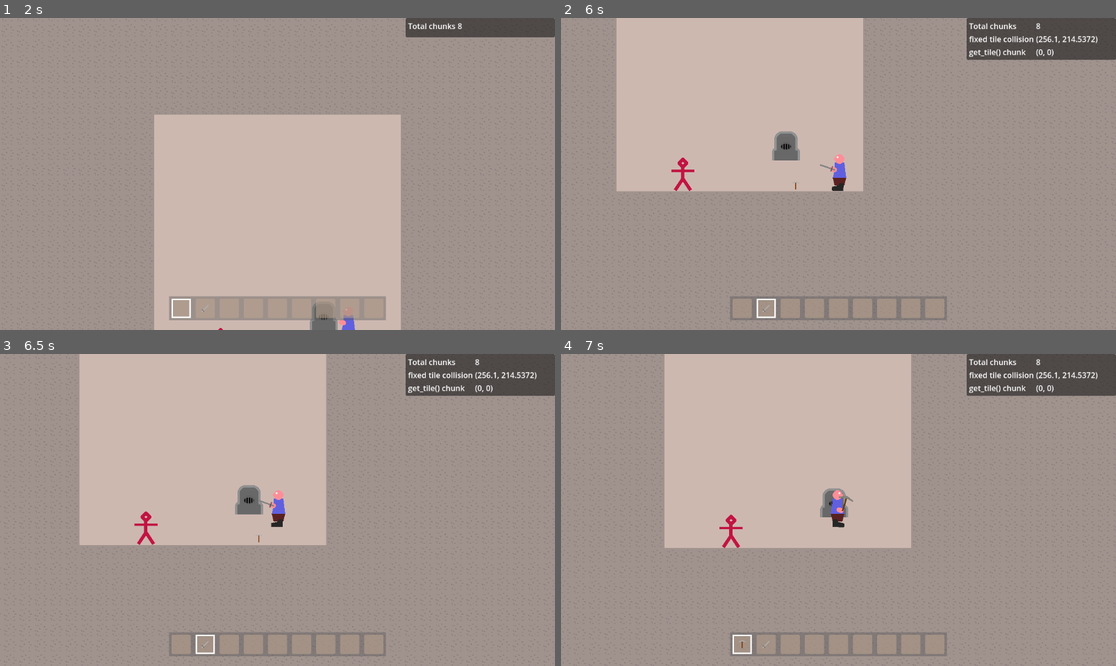
Above: before the commit, frames 1-4 (two rows, left to right).
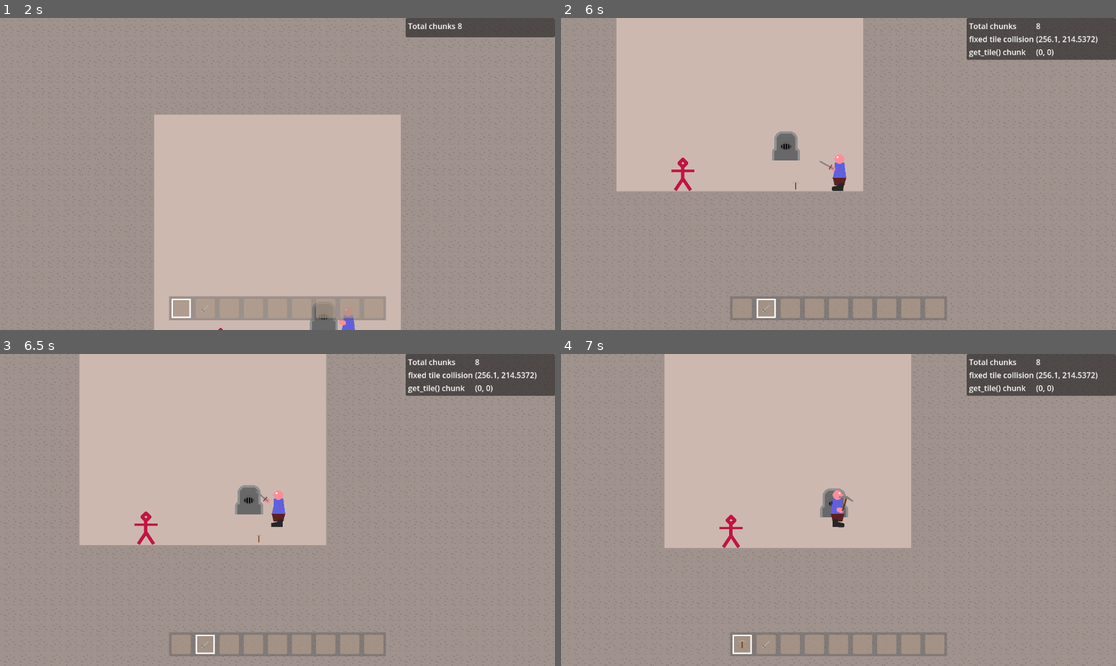
Above: after the commit, the same moments.

Repository: Griiimon/2D-Mining-Sandbox
Game: Godot game, scene res://scenes/test_game.tscn
The game is run twice, just before and just after one commit, with the same random seed, the same clock (stepped at 60 frames per second) and the same inputs.
Inputs (mouse positions are in pixels of both pictures, inside the frame that each line leads up to):
- Up to frame 1 (2 s): move the mouse to (399, 158) at 0.52 s; hold D (right) from 0.53 s (still down); tap X (drop_item) at 0.6 s; click (399, 158) at 0.67 s; tap Up (jump) at 0.77, 1.52 s; move the mouse to (166, 189) at 1.27 s; tap F (interact) at 1.35 s; click (166, 189) at 1.42 s
- Up to frame 2 (6 s): move the mouse to (894, 105) at 2.02 s; release D (right) at 2.03 s; hold A (left) 2.03-2.78 s; tap E (next_hotbar_item) at 2.1, 5.85 s; click (894, 105) at 2.17 s; tap Enter at 2.75 s; move the mouse to (810, 236) at 2.77 s; hold D (right) 2.78-4.28 s; tap Q (previous_hotbar_item) at 2.85 s; click (810, 236) at 2.92 s; tap Up (jump) at 3.02, 3.77, 4.52 s; tap Space at 3.5 s; move the mouse to (1005, 220) at 3.52 s; tap K (toggle_free_cam) at 3.6 s; click (1005, 220) at 3.67 s; move the mouse to (672, 127) at 4.27 s; hold A (left) 4.28-5.03 s; tap X (drop_item) at 4.35 s; click (672, 127) at 4.42 s; move the mouse to (866, 174) at 5.02 s; hold D (right) 5.03-5.78 s; tap F (interact) at 5.1 s; click (866, 174) at 5.17 s; move the mouse to (755, 96) at 5.77 s; hold A (left) from 5.78 s (still down); click (755, 96) at 5.92 s
- Up to frame 3 (6.5 s): keep holding A (left); tap Up (jump) at 6.02 s
- Up to frame 4 (7 s): keep holding A (left); move the mouse to (960, 494) at 6.52 s; tap Q (previous_hotbar_item) at 6.6 s; click (960, 494) at 6.67 s; tap Up (jump) at 6.77 s

Frame 1 is identical in both runs. In frame 2, less than 0.1% of the frame differs, in the area x 46-50%, y 45-50%; in frame 3, less than 0.1%, in the area x 46-50%, y 44-50%; in frame 4, nothing differs.

Commit message:
attack state, action and animations

Diff:
--- a/scenes/hand items/sword.tscn
+++ b/scenes/hand items/sword.tscn
@@ -67,9 +67,10 @@
 "start_attack": SubResource("Animation_tb25w")
 }
 
-[node name="Sword" type="Node2D"]
+[node name="Sword" type="Node2D" node_paths=PackedStringArray("action_player")]
 position = Vector2(8, 0)
 script = ExtResource("1_k0drm")
+action_player = NodePath("ActionPlayer")
 
 [node name="DamageArea" type="Area2D" parent="."]
 collision_layer = 0
--- a/scenes/player.tscn
+++ b/scenes/player.tscn
@@ -334,4 +334,5 @@
 
 [node name="Player UI" parent="." instance=ExtResource("4_8hau5")]
 
+[connection signal="animation_finished" from="AnimationPlayer Hand" to="." method="_on_animation_player_hand_animation_finished"]
 [connection signal="hotbar_slot_changed" from="Player UI" to="." method="_on_player_ui_hotbar_slot_changed"]
--- a/scripts/player/hand_item_object.gd
+++ b/scripts/player/hand_item_object.gd
@@ -9,12 +9,12 @@
 
 
 func set_attack_state(b: bool):
-	if action_player:
-		if b:
-			if action_player.has_animation(START_ATTACK_ANIMATION_ACTION):
-				action_player.play(START_ATTACK_ANIMATION_ACTION)
-			elif action_player.has_animation(END_ATTACK_ANIMATION_ACTION):
-				action_player.play(END_ATTACK_ANIMATION_ACTION)
+	assert(action_player)
+	if b:
+		if action_player.has_animation(START_ATTACK_ANIMATION_ACTION):
+			action_player.play(START_ATTACK_ANIMATION_ACTION)
+		elif action_player.has_animation(END_ATTACK_ANIMATION_ACTION):
+			action_player.play(END_ATTACK_ANIMATION_ACTION)
 
 
 func can_mine()-> bool:
--- a/scripts/player/player.gd
+++ b/scripts/player/player.gd
@@ -51,6 +51,8 @@
 
 var hand_item_obj: HandItemObject
 
+var is_executing_action: bool= false
+
 var inventory: Inventory= Inventory.new()
 
 
@@ -102,7 +104,7 @@
 		drop_hand_item()
 
 
-	if ray_cast.is_colliding():
+	if ray_cast.is_colliding() and is_raycast_hitting_terrain():
 		select_block()
 
 		if Input.is_mouse_button_pressed(MOUSE_BUTTON_LEFT):
@@ -114,6 +116,18 @@
 		block_marker.hide()
 		is_mining= false
 
+		if not is_executing_action:
+			if has_hand_item():
+				var action_name: String
+				if Input.is_mouse_button_pressed(MOUSE_BUTTON_LEFT):
+					action_name= get_hand_item().type.primary_action_animation
+				elif Input.is_mouse_button_pressed(MOUSE_BUTTON_RIGHT):
+					action_name= get_hand_item().type.secondary_action_animation
+
+				if action_name:
+					animation_player_hand.play(action_name)
+					is_executing_action= true
+
 
 func movement(delta):
 	if not is_on_floor():
@@ -176,6 +190,10 @@
 	block_marker.show()
 
 
+func is_raycast_hitting_terrain()-> bool:
+	if ray_cast.get_collider() is TileMap:
+		return true
+	return false
 
 
 func get_tile_collision()-> Vector2:
@@ -274,3 +292,7 @@
 	var item: Item= get_current_inventory_item().item
 	if item and item is HandItem:
 		equip_hand_item(item)
+
+
+func _on_animation_player_hand_animation_finished(anim_name):
+	is_executing_action= false
